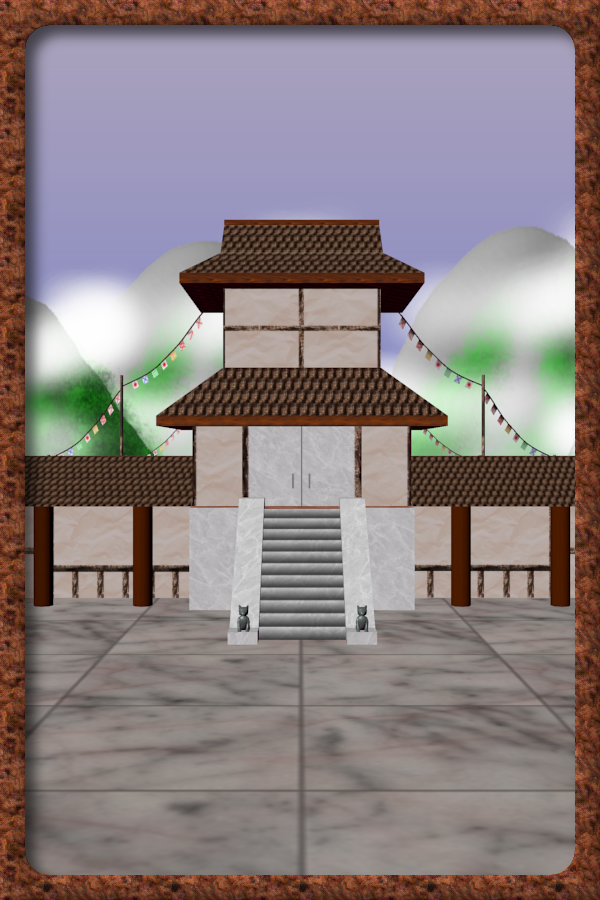
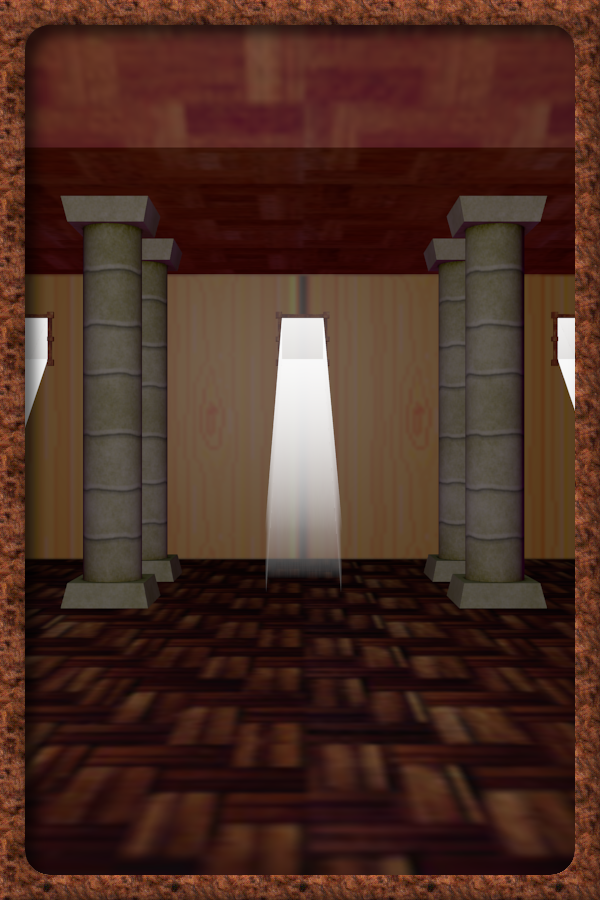
Layers edited between the first and the second 600×900 image:
added layer "Level2" above "Level1" over [25, 25, 575, 875]
